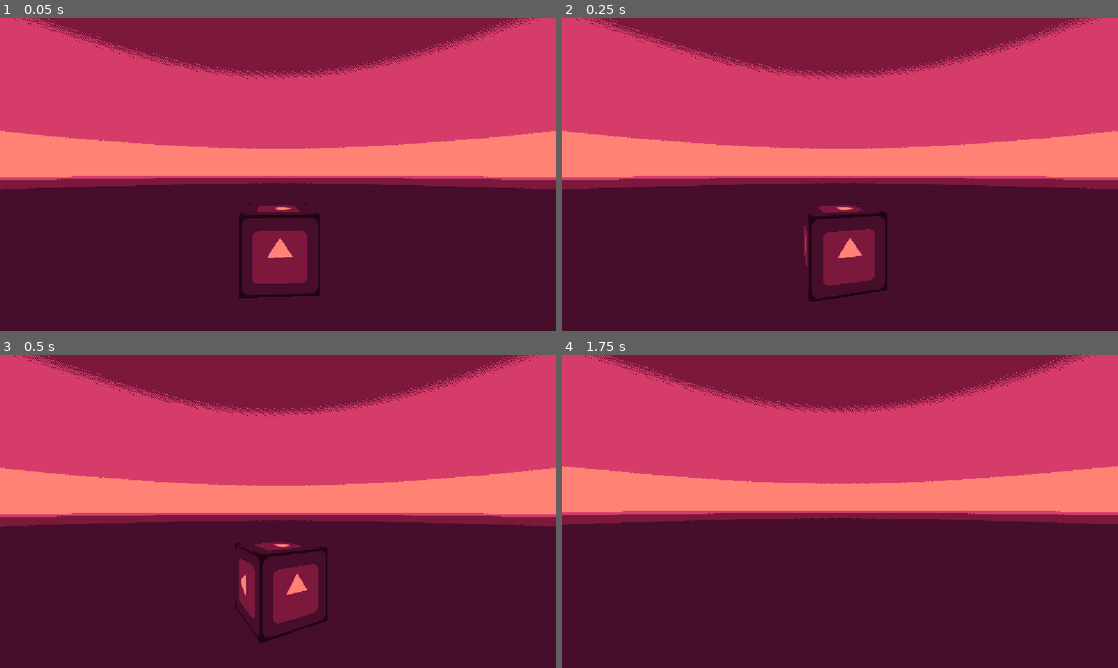
Above: before the commit, frames 1-4 (two rows, left to right).
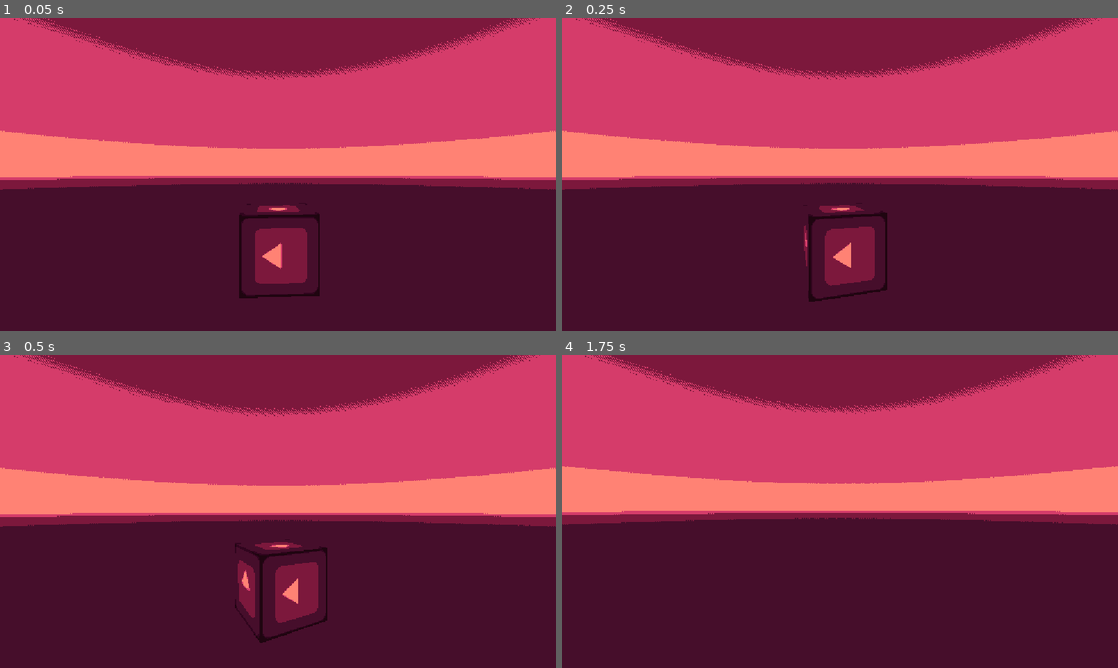
Above: after the commit, the same moments.

Repository: krscott/godot-start
Game: Godot game, scene res://scenes/levels/level_start.tscn
The game is run twice, just before and just after one commit, with the same random seed, the same clock (stepped at 60 frames per second) and the same inputs. The engine's default icon, where the game draws it, is replaced by a stand-in: a white triangle on a blue panel in a dark square.
Inputs (mouse positions are in pixels of both pictures, inside the frame that each line leads up to):
- Up to frame 1 (0.05 s): no input
- Up to frame 2 (0.25 s): no input
- Up to frame 3 (0.5 s): no input
- Up to frame 4 (1.75 s): move the mouse to (867, 511) at 0.52 s; hold Ctrl (crouch) 0.53-1.28 s; hold W (move_forward) from 0.53 s (still down); tap Space (jump) at 0.77, 1.52 s; move the mouse to (812, 511) at 1.27 s; tap Shift (sprint) at 1.35 s

The runs differ from the first frame. In frame 1, 0.4% of the frame differs, in the area x 45-56%, y 59-85%; in frame 2, 0.3%; in frame 3, 0.4%, in the area x 42-58%, y 59-86%; in frame 4, nothing differs.

Commit message:
Make freecam rotation relative to start

Diff:
--- a/project/scenes/levels/level_start.gd
+++ b/project/scenes/levels/level_start.gd
@@ -15,4 +15,4 @@
 
 	gamestate.sync_state(&"level_start", self)
 
-	freecam.maybe_input = gamestate.player_input
+	freecam.give_control(gamestate.player_input)
--- a/project/scenes/levels/level_start.tscn
+++ b/project/scenes/levels/level_start.tscn
@@ -32,7 +32,7 @@
 visible = false
 
 [node name="FreeCam" type="Camera3D" parent="."]
-transform = Transform3D(1, 0, 0, 0, 1, 0, 0, 0, 1, 0, 1, 3)
+transform = Transform3D(-4.371139e-08, 0, 1, 0, 1, 0, -1, 0, -4.371139e-08, 3, 1, 0)
 script = ExtResource("2_p6tgm")
 
 [node name="Box" type="CSGBox3D" parent="."]
--- a/project/scripts/free_cam.gd
+++ b/project/scripts/free_cam.gd
@@ -7,6 +7,14 @@
 
 @export var base_speed := 5.0
 @export var sprint_speed := 20.0
+
+
+var look_origin := Vector2.ZERO
+
+
+func give_control(player_input: PlayerInput) -> void:
+	look_origin = Vector2(rotation_degrees.x, rotation_degrees.y) - player_input.look
+	maybe_input = player_input
 
 
 func _physics_process(delta: float) -> void:
@@ -31,5 +39,5 @@
 
 func _process(_delta: float) -> void:
 	if maybe_input:
-		rotation_degrees.x = maybe_input.look.x
-		rotation_degrees.y = maybe_input.look.y
+		rotation_degrees.x = maybe_input.look.x + look_origin.x
+		rotation_degrees.y = maybe_input.look.y + look_origin.y
